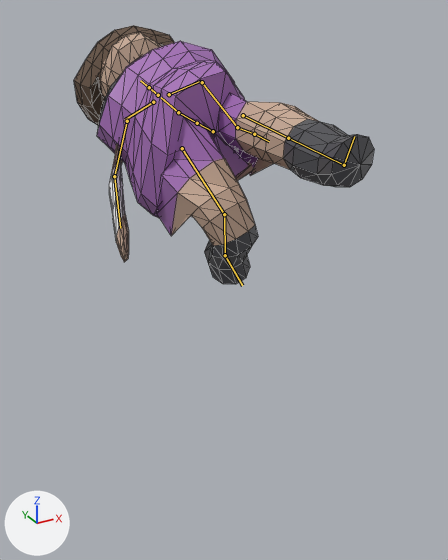
The glTF model assets/models/tophiachu.glb as it was, and as the next commit left it.
The view is the same before and after, from a 50 mm lens placed at (-1.43, -1.97, 2.16), pointed at (0.02, 0.67, 0.84). Every picture has the same lights, and +X, +Y and +Z are marked at lower left. The older version comes first. Both versions are drawn at frame 9 of the action 'getup'; the numbers are the values there. The bones that change, and the others that lie on the model, are drawn over the model as lines. Mesh edges are drawn as thin lines.

Objects in the first picture: 'TophiachuMesh'.
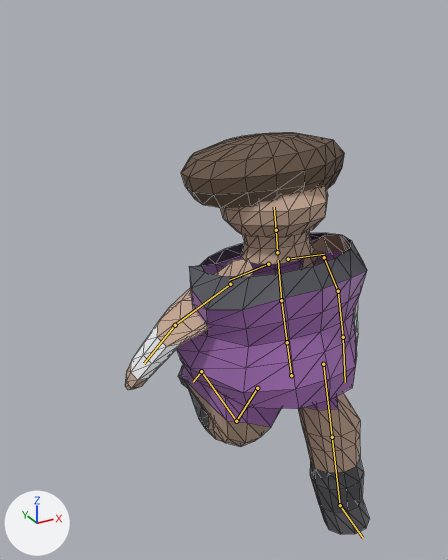
The change in detail:
Bone 'Hips' (bone_hips) moves from (0.0, 0.721, -0.746) to (0.0, -0.255, 0.0).
Bone 'Hips' (bone_hips) turns from (-82, 0, 21) to (-12, 0, 3) degrees about its own x, y and z.
Bone 'Chest' (bone_chest) turns from (11, 0, 0) to (6, 0, 0) degrees about its own x, y and z.
Bone 'UpperArm.L' (bone_upperarm_l) turns from (23, 0, 46) to (14, 2, 20) degrees about its own x, y and z.
Bone 'Forearm.L' (bone_forearm_l) turns from (-69, 0, 0) to (-17, 0, 0) degrees about its own x, y and z.

Where the change shows, as pixel boxes (x1, y1, x2, y2) in the pictures (448 x 560 px):
'TophiachuMesh', posed (18% narrower, 55% taller): before (74, 26, 374, 284); after (125, 133, 370, 534)
bone 'Hips', root to tip: before (213, 131) to (197, 123); after (291, 375) to (287, 342)
bone 'Chest', root to tip: before (178, 112) to (161, 97); after (281, 300) to (278, 260)
bone 'UpperArm.L', root to tip: before (202, 82) to (237, 127); after (324, 257) to (338, 291)
bone 'Forearm.L', root to tip: before (237, 127) to (254, 134); after (338, 291) to (343, 337)
